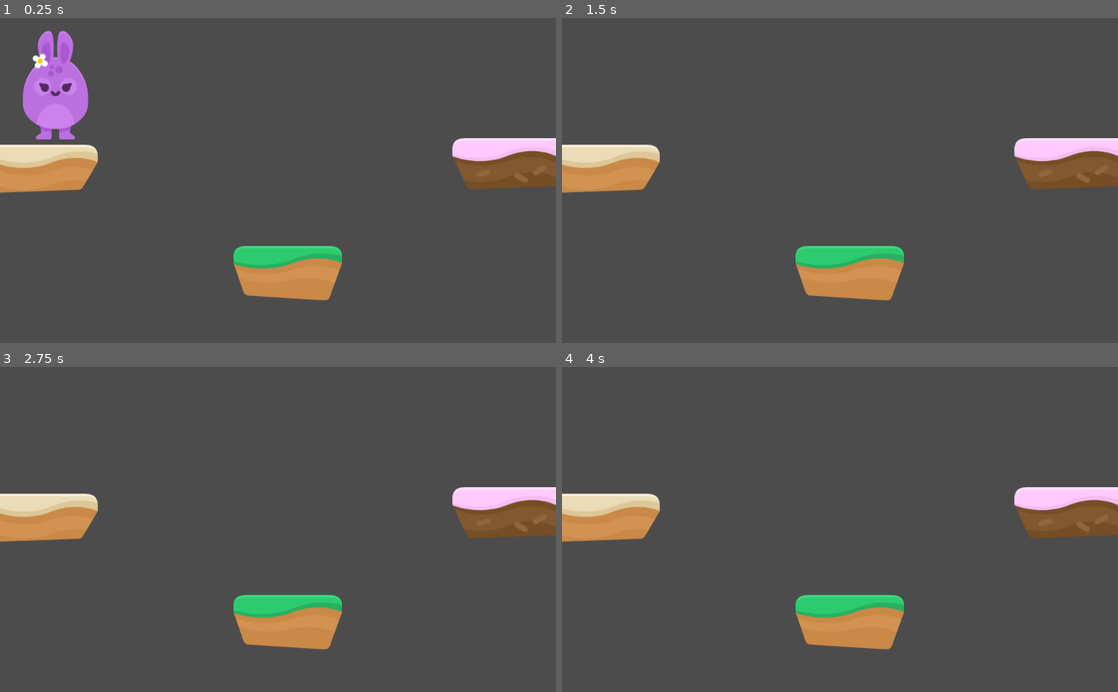
Above: before the commit, frames 1-4 (two rows, left to right).
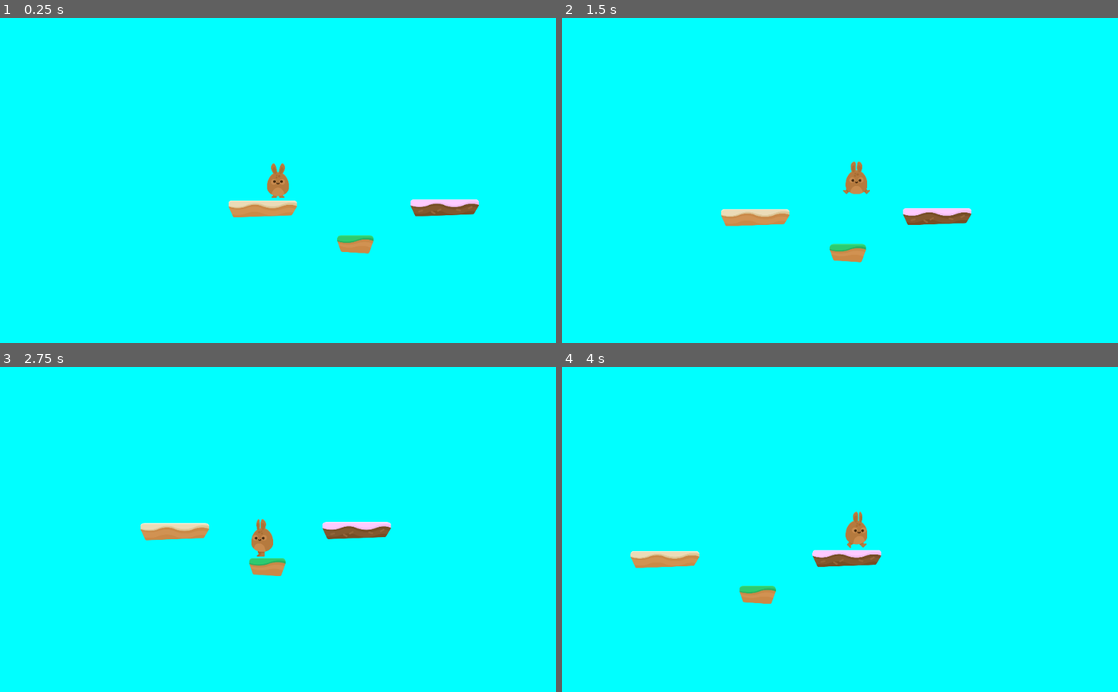
Above: after the commit, the same moments.

Repository: TearsKung/BunnyJump
Game: Godot game, scene res://Scenes/Levels/level 1.tscn
Same seed, same stepped clock (60 frames per second), same inputs: the game is played once before the commit and once after it. Before the commit the project starts from res://Scenes/Levels/Quiz.tscn.
Inputs:
- Up to frame 1 (0.25 s): no input
- Up to frame 2 (1.5 s): hold Space (jump) 0.53-1.28 s; hold D (right) from 0.53 s (still down); tap Space (jump) at 1.35 s
- Up to frame 3 (2.75 s): tap Space (jump) at 1.52, 1.82 s; release D (right) at 2.03 s; hold A (left) from 2.03 s (still down); hold Space (jump) from 2.03 s (still down)
- Up to frame 4 (4 s): release A (left) at 2.78 s; release Space (jump) at 2.78 s; hold D (right) from 2.78 s (still down); tap Space (jump) at 2.85, 3.02, 3.32 s; hold Space (jump) from 3.53 s (still down)

The runs differ from the first frame. In frame 1, 100% of the frame differs, in the area x 0-100%, y 0-100%; in frame 2, 100%; in frame 3, 100%; in frame 4, 100%.

Commit message:
update 4

Diff:
--- a/Player.gd
+++ b/Player.gd
@@ -6,16 +6,13 @@
 export var Gravity = 500
 # warning-ignore:unused_argument
 func _physics_process(delta):
+
+	motion.y = motion.y + Gravity
+
 	if Input.is_action_pressed("left") and not Input.is_action_pressed("right"):
 		motion.x = -SPEED
 		print("fuck")
 	elif Input.is_action_pressed("right") and not Input.is_action_pressed("left"):
 		motion.x = SPEED
-	elif Input.is_action_pressed("jump"):
-		motion.y = -Gravity
 	else:
 		motion.x = 0
-	if Input.is_action_pressed("jump"):
-		motion.y = -Gravity
-	else:
-		motion.y = Gravity
--- a/Player/Player.gd
+++ b/Player/Player.gd
@@ -1,21 +1,55 @@
 extends KinematicBody2D
 
-var motion = Vector2(0,100)
-export var Gravity = 500
+var motion = Vector2(0,0)
+export var Gravity = 30
 export var SPEED = 500
-
+export var jump_power = 700
+var jump_count = 0
+func _init():
+	pass
 
 func _physics_process(delta):
+	walk()
+	apply_gravity()
+	jump()
+	update_animation()
+
+	move_and_slide(motion, Vector2(0,-1))
+func walk():
 	if Input.is_action_pressed("left") and not Input.is_action_just_pressed("right"):
 		motion.x = -SPEED
 	elif Input.is_action_pressed("right")and not Input.is_action_just_pressed("left"):
 		motion.x = +SPEED
 	else:
 		motion.x = 0
+func jump():
+	if jump_count < 1:
+		if Input.is_action_just_pressed("jump"):
+			motion.y = -jump_power
+			$AudioStreamPlayer.play()
+			jump_count = jump_count + 1
+	if is_on_floor():
+		jump_count = 0
 
-	if Input.is_action_pressed("jump"):
-		motion.y = -Gravity
+func apply_gravity():
+	if is_on_floor():
+		motion.y = 0
 	else:
-		motion.y = Gravity
+		motion.y = motion.y + Gravity
 
-	move_and_slide(motion)
+func update_animation():
+	if motion.y < 0 :
+		$AnimatedSprite.play("jump")
+	elif is_on_floor() and motion.x > 0 :
+		$AnimatedSprite.flip_h = false
+		$AnimatedSprite.play("walk")
+	elif is_on_floor() and motion.x < 0 :
+		$AnimatedSprite.flip_h = true
+		$AnimatedSprite.play("walk")
+	elif motion.y == 0 and motion.x == 0:
+		$AnimatedSprite.play("idle")
+
+func is_dead():
+	if position.y >1000 :
+		return true
+	return false
--- a/Player/Player.tscn
+++ b/Player/Player.tscn
@@ -1,20 +1,54 @@
-[gd_scene load_steps=4 format=2]
+[gd_scene load_steps=10 format=2]
 
 [ext_resource path="res://Player/Player.gd" type="Script" id=1]
-[ext_resource path="res://GFX/Players/bunny2_stand.png" type="Texture" id=2]
+[ext_resource path="res://GFX/Players/bunny1_stand.png" type="Texture" id=2]
+[ext_resource path="res://GFX/Players/bunny1_ready.png" type="Texture" id=3]
+[ext_resource path="res://GFX/Players/bunny1_walk2.png" type="Texture" id=4]
+[ext_resource path="res://GFX/Players/bunny1_walk1.png" type="Texture" id=5]
+[ext_resource path="res://GFX/Players/bunny1_jump.png" type="Texture" id=6]
+[ext_resource path="res://SFX/jump1.ogg" type="AudioStream" id=7]
 
 [sub_resource type="CapsuleShape2D" id=1]
 radius = 59.4261
 height = 100.658
 
+[sub_resource type="SpriteFrames" id=2]
+resource_local_to_scene = true
+animations = [ {
+"frames": [ ExtResource( 2 ), ExtResource( 3 ) ],
+"loop": true,
+"name": "idle",
+"speed": 5.0
+}, {
+"frames": [ ExtResource( 4 ), ExtResource( 5 ) ],
+"loop": true,
+"name": "walk",
+"speed": 5.0
+}, {
+"frames": [ ExtResource( 6 ) ],
+"loop": true,
+"name": "jump",
+"speed": 5.0
+} ]
+
 [node name="Player" type="KinematicBody2D"]
+position = Vector2( 297.329, 231.712 )
 script = ExtResource( 1 )
 __meta__ = {
 "_edit_group_": true
 }
 
-[node name="Sprite" type="Sprite" parent="."]
-texture = ExtResource( 2 )
-
 [node name="CollisionShape2D" type="CollisionShape2D" parent="."]
 shape = SubResource( 1 )
+
+[node name="Camera2D" type="Camera2D" parent="."]
+current = true
+zoom = Vector2( 3, 3 )
+smoothing_enabled = true
+
+[node name="AnimatedSprite" type="AnimatedSprite" parent="."]
+frames = SubResource( 2 )
+animation = "idle"
+
+[node name="AudioStreamPlayer" type="AudioStreamPlayer" parent="."]
+stream = ExtResource( 7 )
--- a/Player/player 2.gd
+++ b/Player/player 2.gd
@@ -6,16 +6,12 @@
 export var Gravity = 500
 # warning-ignore:unused_argument
 func _physics_process(delta):
+
+	motion.y = motion.y + Gravity
+
 	if Input.is_action_pressed("left") and not Input.is_action_pressed("right"):
 		motion.x = -SPEED
-		print("fuck")
 	elif Input.is_action_pressed("right") and not Input.is_action_pressed("left"):
 		motion.x = SPEED
-	elif Input.is_action_pressed("jump"):
-		motion.y = -Gravity
 	else:
 		motion.x = 0
-	if Input.is_action_pressed("jump"):
-		motion.y = -Gravity
-	else:
-		motion.y = Gravity
--- a/Player/player 2.tscn
+++ b/Player/player 2.tscn
@@ -1,13 +1,15 @@
-[gd_scene load_steps=4 format=2]
+[gd_scene load_steps=5 format=2]
 
 [ext_resource path="res://Player.gd" type="Script" id=1]
 [ext_resource path="res://GFX/Players/bunny2_ready.png" type="Texture" id=2]
+[ext_resource path="res://platform/platform cake.tscn" type="PackedScene" id=3]
 
 [sub_resource type="CapsuleShape2D" id=1]
 radius = 60.0201
 height = 82.0908
 
 [node name="KinematicBody2D" type="KinematicBody2D"]
+position = Vector2( 304.709, 117.451 )
 script = ExtResource( 1 )
 
 [node name="Sprite" type="Sprite" parent="."]
@@ -21,3 +23,6 @@
 __meta__ = {
 "_edit_group_": true
 }
+
+[node name="platform cake" parent="." instance=ExtResource( 3 )]
+position = Vector2( 57.4229, 215.996 )
--- a/Scenes/Levels/Quiz.tscn
+++ /dev/null
@@ -1,20 +0,0 @@
-[gd_scene load_steps=5 format=2]
-
-[ext_resource path="res://Player/Player.tscn" type="PackedScene" id=1]
-[ext_resource path="res://platform/platform sand.tscn" type="PackedScene" id=2]
-[ext_resource path="res://platform/platform cake.tscn" type="PackedScene" id=3]
-[ext_resource path="res://platform/platform grass.tscn" type="PackedScene" id=4]
-
-[node name="Quiz" type="Node2D"]
-
-[node name="Player" parent="." instance=ExtResource( 1 )]
-position = Vector2( 102.575, 117.641 )
-
-[node name="platform sand" parent="." instance=ExtResource( 2 )]
-position = Vector2( -10.301, 281.473 )
-
-[node name="platform cake" parent="." instance=ExtResource( 3 )]
-position = Vector2( 1023.45, 269.166 )
-
-[node name="platform grass" parent="." instance=ExtResource( 4 )]
-position = Vector2( 529.432, 471.346 )
--- /dev/null
+++ b/Scenes/Levels/level 1.gd
@@ -0,0 +1,8 @@
+extends Node2D
+
+func _ready():
+	pass
+func _process(delta):
+	if $Player.is_dead():
+		get_tree().reload_current_scene()
+		print("You Died")
--- a/Scenes/Levels/level 1.tscn
+++ b/Scenes/Levels/level 1.tscn
@@ -1,17 +1,27 @@
-[gd_scene load_steps=4 format=2]
+[gd_scene load_steps=7 format=2]
 
-[ext_resource path="res://Stand/small cake Land.tscn" type="PackedScene" id=1]
-[ext_resource path="res://Stand/move small sand land.tscn" type="PackedScene" id=2]
-[ext_resource path="res://Player/player 2.tscn" type="PackedScene" id=3]
+[ext_resource path="res://Scenes/Levels/level 1.gd" type="Script" id=1]
+[ext_resource path="res://Player/Player.tscn" type="PackedScene" id=2]
+[ext_resource path="res://platform/platform sand.tscn" type="PackedScene" id=3]
+[ext_resource path="res://platform/platform cake.tscn" type="PackedScene" id=4]
+[ext_resource path="res://platform/platform grass.tscn" type="PackedScene" id=5]
+[ext_resource path="res://SFX/Chiptune_Adventures_1.ogg" type="AudioStream" id=6]
 
-[node name="level 1" type="Node2D"]
+[node name="Lv1" type="Node2D"]
+script = ExtResource( 1 )
 
-[node name="small cake Land" parent="." instance=ExtResource( 1 )]
-position = Vector2( 99.5986, 360.693 )
+[node name="Player" parent="." instance=ExtResource( 2 )]
+position = Vector2( 102.575, 117.641 )
 
-[node name="move small sand land" parent="." instance=ExtResource( 2 )]
-position = Vector2( 810.626, 350.953 )
-mass = 0.102041
+[node name="platform_sand" parent="." instance=ExtResource( 3 )]
+position = Vector2( 18.2592, 275.126 )
 
-[node name="KinematicBody2D" parent="." instance=ExtResource( 3 )]
-position = Vector2( 101.796, 206.885 )
+[node name="platform_cake" parent="." instance=ExtResource( 4 )]
+position = Vector2( 1023.45, 269.166 )
+
+[node name="platform_grass" parent="." instance=ExtResource( 5 )]
+position = Vector2( 529.432, 471.346 )
+
+[node name="AudioStreamPlayer" type="AudioStreamPlayer" parent="."]
+stream = ExtResource( 6 )
+autoplay = true
--- /dev/null
+++ b/platform/platform sand.gd
@@ -0,0 +1,8 @@
+extends StaticBody2D
+
+var motion = Vector2(0,0)
+
+export var SPEED = 500
+
+func _physics_process(delta):
+	if
--- a/platform/platform sand.tscn
+++ b/platform/platform sand.tscn
@@ -2,7 +2,7 @@
 
 [ext_resource path="res://GFX/Environment/ground_sand.png" type="Texture" id=1]
 
-[node name="platform sand" type="StaticBody2D"]
+[node name="platform_sand" type="StaticBody2D"]
 
 [node name="Sprite" type="Sprite" parent="."]
 texture = ExtResource( 1 )
--- a/project.godot
+++ b/project.godot
@@ -16,7 +16,7 @@
 [application]
 
 config/name="bunnyjump"
-run/main_scene="res://Scenes/Levels/Quiz.tscn"
+run/main_scene="res://Scenes/Levels/level 1.tscn"
 config/icon="res://icon.png"
 
 [input]
@@ -39,4 +39,5 @@
 
 [rendering]
 
+environment/default_clear_color=Color( 0, 1, 1, 1 )
 environment/default_environment="res://default_env.tres"
Not shown, changed: SFX/jump1.ogg.import
